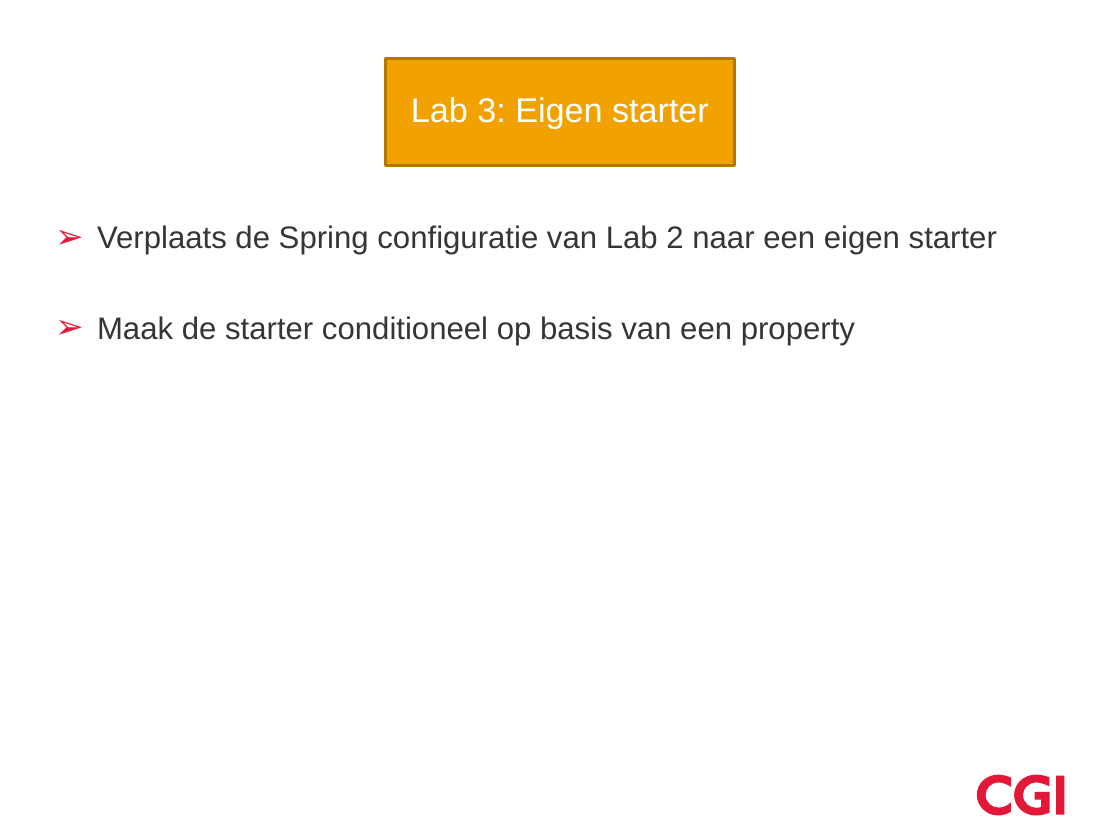
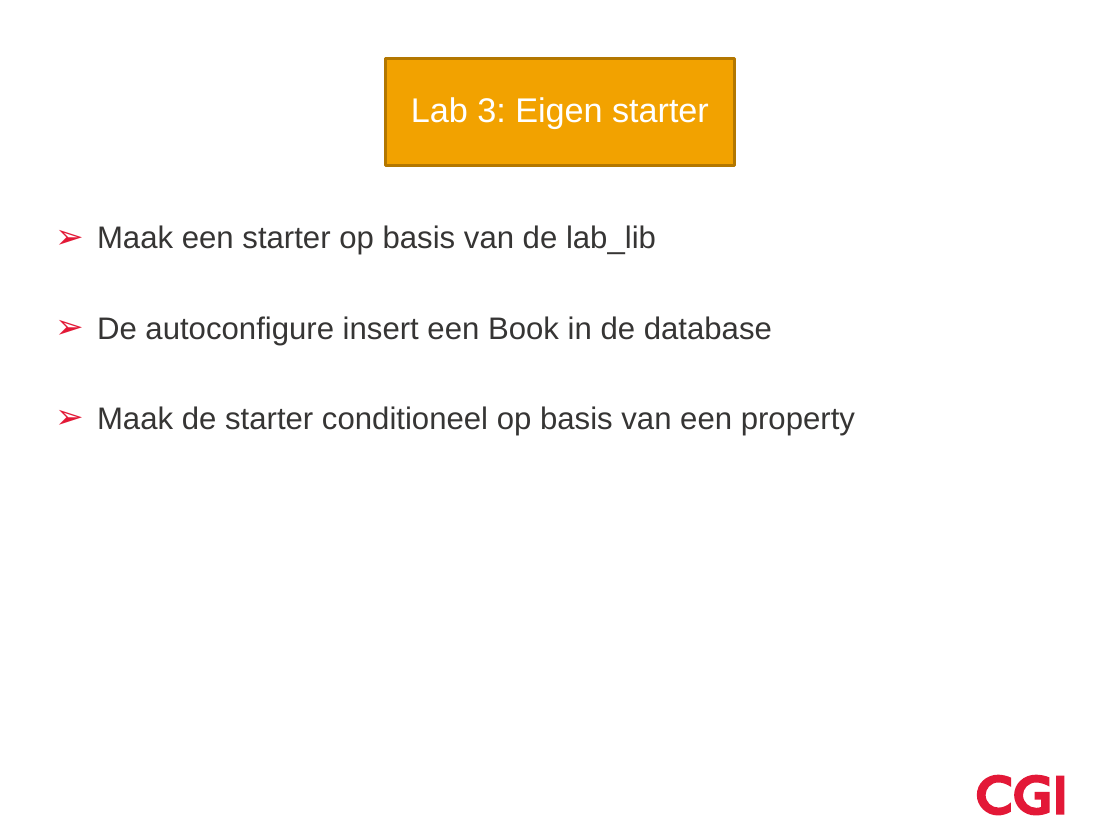
Before and after one commit to hawkeye-bot/boot, a slide deck: slide 42 of Springboot.pptx (slide 43 before the commit). Drawn at 1120x840 pixels with LibreOffice and Linux fonts; fonts in the diff are those of the drawing; background and template pictures are left out. Boxes give left, top, right and bottom in pixels: in the first picture for what was removed or moved away, otherwise in the second. Text is boxed around its words. In the diff, an @@ line names an element or a change of style, - is before the commit and + after.

```diff
--- a/Springboot.pptx
+++ b/Springboot.pptx
@@ text at (x1=97, y1=225, x2=772, y2=345): text changed @@
-➢ Verplaats de Spring configuratie van Lab 2 naar een eigen starter
+➢ Maak een starter op basis van de lab_lib
+➢ De autoconfigure insert een Book in de database
```
Also in this commit, not shown: 1 other slide changed, 1 slide removed, 31 other files.
